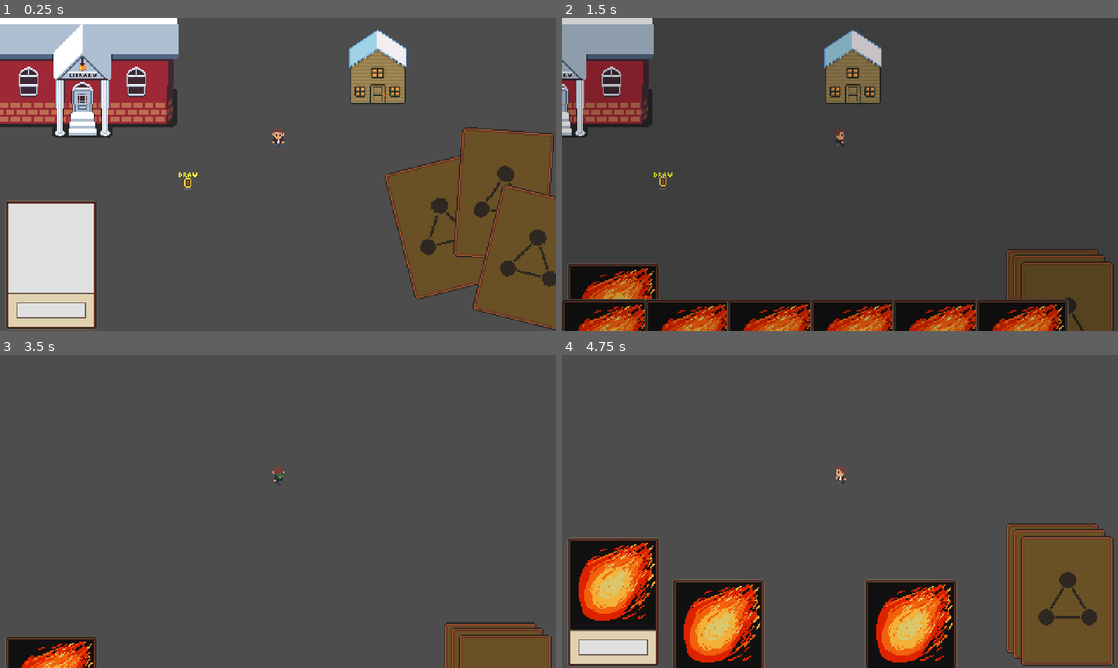
Above: before the commit, frames 1-4 (two rows, left to right).
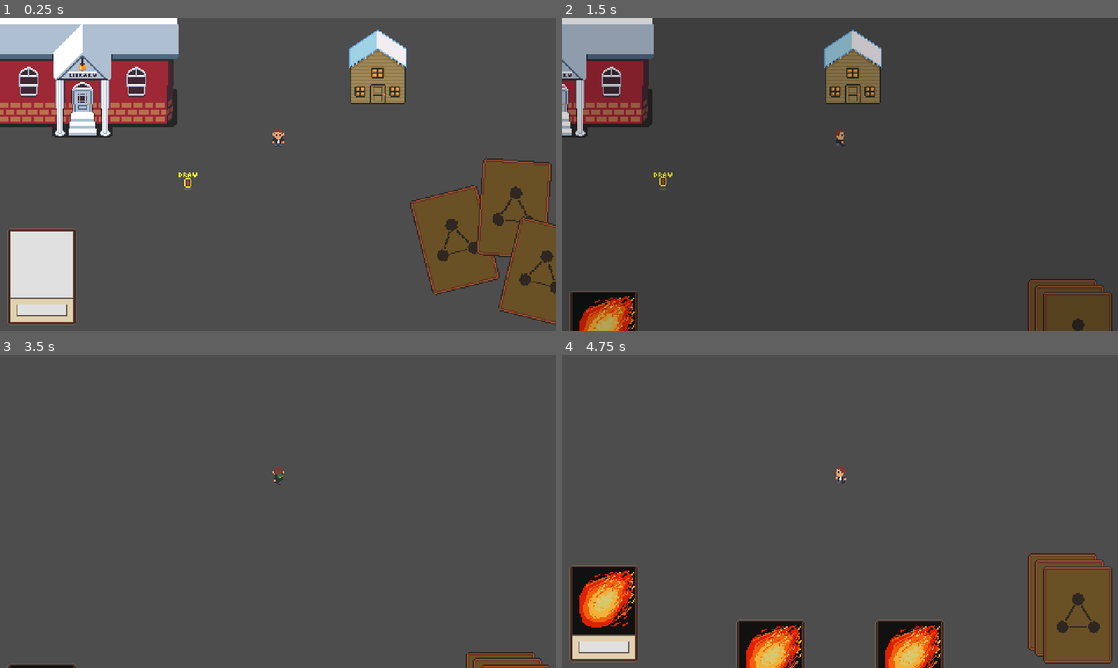
Above: after the commit, the same moments.

Repository: HaywardMorihara/action-card-game
Game: Godot game, scene res://Main.tscn
Same seed, same stepped clock (60 frames per second), same inputs: the game is played once before the commit and once after it.
Inputs (mouse positions are in pixels of both pictures, inside the frame that each line leads up to):
- Up to frame 1 (0.25 s): no input
- Up to frame 2 (1.5 s): move the mouse to (812, 305) at 0.52 s; press the mouse at (812, 305) at 0.53 s; hold D (move_right) 0.53-1.28 s; tap Space (ui_select) at 0.77 s; move the mouse to (612, 265) at 1.27 s; release the mouse at (612, 265) at 1.28 s; hold S (move_down) from 1.28 s (still down); click (612, 265) at 1.35 s
- Up to frame 3 (3.5 s): tap Space (ui_select) at 1.52, 3.02 s; move the mouse to (333, 442) at 2.02 s; release S (move_down) at 2.03 s; press the mouse at (333, 442) at 2.03 s; hold D (move_right) 2.03-2.78 s; move the mouse to (250, 574) at 2.77 s; release the mouse at (250, 574) at 2.78 s; hold W (move_up) from 2.78 s (still down); click (250, 574) at 2.85 s
- Up to frame 4 (4.75 s): move the mouse to (1006, 558) at 3.52 s; release W (move_up) at 3.53 s; press the mouse at (1006, 558) at 3.53 s; hold A (move_left) from 3.53 s (still down); tap Space (ui_select) at 3.77, 4.52 s; tap Enter at 4.25 s; move the mouse to (612, 602) at 4.27 s; release the mouse at (612, 602) at 4.28 s; click (612, 602) at 4.35 s

The runs differ from the first frame. In frame 1, 12% of the frame differs, in the area x 0-100%, y 34-100%; in frame 2, 13%; in frame 3, 4.2%; in frame 4, 21%, in the area x 0-100%, y 53-100%.

Commit message:
Resized Cards

Diff:
--- a/card_game/CardGame.tscn
+++ b/card_game/CardGame.tscn
@@ -9,12 +9,12 @@
 script = ExtResource("1_q7d6n")
 
 [node name="Deck" parent="." instance=ExtResource("3_6yrxi")]
-position = Vector2(423, 201)
+position = Vector2(432, 213)
 
 [node name="DiscardPile" parent="." instance=ExtResource("4_n424s")]
-position = Vector2(44, 213)
+position = Vector2(36, 223)
 
 [node name="Hand" parent="." instance=ExtResource("2_qrhnp")]
-position = Vector2(218, 249)
+position = Vector2(240, 270)
 
 [connection signal="card_played" from="Hand" to="." method="_on_hand_card_played"]
--- a/card_game/card/Card.tscn
+++ b/card_game/card/Card.tscn
@@ -1,7 +1,7 @@
 [gd_scene load_steps=4 format=3 uid="uid://dixa05st8m4cw"]
 
 [ext_resource type="Script" path="res://card_game/card/Card.gd" id="1_41olx"]
-[ext_resource type="Texture2D" uid="uid://fe2habq28skx" path="res://card_game/card/blank_card_front.png" id="2_ado7w"]
+[ext_resource type="Texture2D" uid="uid://dtiqtg7mfxteo" path="res://card_game/card/card.png" id="2_bhi3b"]
 
 [sub_resource type="RectangleShape2D" id="RectangleShape2D_d5xj0"]
 size = Vector2(80, 112)
@@ -10,7 +10,12 @@
 script = ExtResource("1_41olx")
 
 [node name="CardTemplate" type="Sprite2D" parent="."]
-texture = ExtResource("2_ado7w")
+texture = ExtResource("2_bhi3b")
+hframes = 2
+frame = 1
+
+[node name="CardImage" type="Sprite2D" parent="."]
+position = Vector2(0, -11)
 
 [node name="CollisionShape2D" type="CollisionShape2D" parent="."]
 shape = SubResource("RectangleShape2D_d5xj0")
--- a/card_game/cards/fireball/FireballCard.tscn
+++ b/card_game/cards/fireball/FireballCard.tscn
@@ -6,5 +6,8 @@
 [node name="Card" instance=ExtResource("1_wgiad")]
 effect_filepath = "res://card_game/effects/AimAndShootFireballEffect.gd"
 
-[node name="Sprite2D" type="Sprite2D" parent="." index="1"]
+[node name="CardImage" parent="." index="1"]
 texture = ExtResource("1_f2rxi")
+
+[node name="CollisionShape2D" parent="." index="2"]
+visible = false
--- a/card_game/deck/Deck.tscn
+++ b/card_game/deck/Deck.tscn
@@ -90,14 +90,17 @@
 
 [node name="TopCard" type="Sprite2D" parent="."]
 texture = ExtResource("2_xxavu")
+hframes = 2
 
 [node name="MiddleCard" type="Sprite2D" parent="."]
 position = Vector2(6, 5)
 texture = ExtResource("2_xxavu")
+hframes = 2
 
 [node name="BottomCard" type="Sprite2D" parent="."]
 position = Vector2(13, 11)
 texture = ExtResource("2_xxavu")
+hframes = 2
 
 [node name="AnimationPlayer" type="AnimationPlayer" parent="."]
 libraries = {
--- a/card_game/discard_pile/DiscardPile.tscn
+++ b/card_game/discard_pile/DiscardPile.tscn
@@ -1,12 +1,14 @@
 [gd_scene load_steps=3 format=3 uid="uid://xrnqm8q6wu6o"]
 
-[ext_resource type="Texture2D" uid="uid://fe2habq28skx" path="res://card_game/card/blank_card_front.png" id="1_o1j3t"]
 [ext_resource type="Script" path="res://card_game/discard_pile/DiscardPile.gd" id="1_tyeiq"]
+[ext_resource type="Texture2D" uid="uid://dtiqtg7mfxteo" path="res://card_game/card/card.png" id="2_wjkdk"]
 
 [node name="DiscardPile" type="Node2D"]
 script = ExtResource("1_tyeiq")
 
 [node name="Sprite2D" type="Sprite2D" parent="."]
-texture = ExtResource("1_o1j3t")
+texture = ExtResource("2_wjkdk")
+hframes = 2
+frame = 1
 
 [node name="Contents" type="Node2D" parent="."]
--- a/card_game/hand/Hand.tscn
+++ b/card_game/hand/Hand.tscn
@@ -3,7 +3,7 @@
 [ext_resource type="Script" path="res://card_game/hand/Hand.gd" id="1_juich"]
 
 [sub_resource type="RectangleShape2D" id="RectangleShape2D_1yneu"]
-size = Vector2(500, 100)
+size = Vector2(360, 100)
 
 [node name="Hand" type="Area2D"]
 script = ExtResource("1_juich")
--- a/world/attacks/Fireball.tscn
+++ b/world/attacks/Fireball.tscn
@@ -5,24 +5,6 @@
 
 [sub_resource type="CircleShape2D" id="CircleShape2D_l5r3x"]
 radius = 7.28011
-
-[sub_resource type="Animation" id="Animation_rlc1s"]
-resource_name = "flying"
-length = 0.2
-loop_mode = 1
-step = 0.05
-tracks/0/type = "value"
-tracks/0/imported = false
-tracks/0/enabled = true
-tracks/0/path = NodePath("Sprite2D:frame")
-tracks/0/interp = 1
-tracks/0/loop_wrap = true
-tracks/0/keys = {
-"times": PackedFloat32Array(0, 0.05, 0.1, 0.15),
-"transitions": PackedFloat32Array(1, 1, 1, 1),
-"update": 1,
-"values": [0, 1, 2, 3]
-}
 
 [sub_resource type="Animation" id="Animation_enrk0"]
 length = 0.001
@@ -56,6 +38,24 @@
 "values": [4, 5, 6, 7, 8]
 }
 
+[sub_resource type="Animation" id="Animation_rlc1s"]
+resource_name = "flying"
+length = 0.2
+loop_mode = 1
+step = 0.05
+tracks/0/type = "value"
+tracks/0/imported = false
+tracks/0/enabled = true
+tracks/0/path = NodePath("Sprite2D:frame")
+tracks/0/interp = 1
+tracks/0/loop_wrap = true
+tracks/0/keys = {
+"times": PackedFloat32Array(0, 0.05, 0.1, 0.15),
+"transitions": PackedFloat32Array(1, 1, 1, 1),
+"update": 1,
+"values": [0, 1, 2, 3]
+}
+
 [sub_resource type="AnimationLibrary" id="AnimationLibrary_s55kj"]
 _data = {
 "RESET": SubResource("Animation_enrk0"),
Binary file changed: card_game/card/card.aseprite
Binary file changed: card_game/card/card.png
Binary file changed: card_game/cards/fireball/fireball_card.aseprite
Binary file changed: card_game/cards/fireball/fireball_card.png
